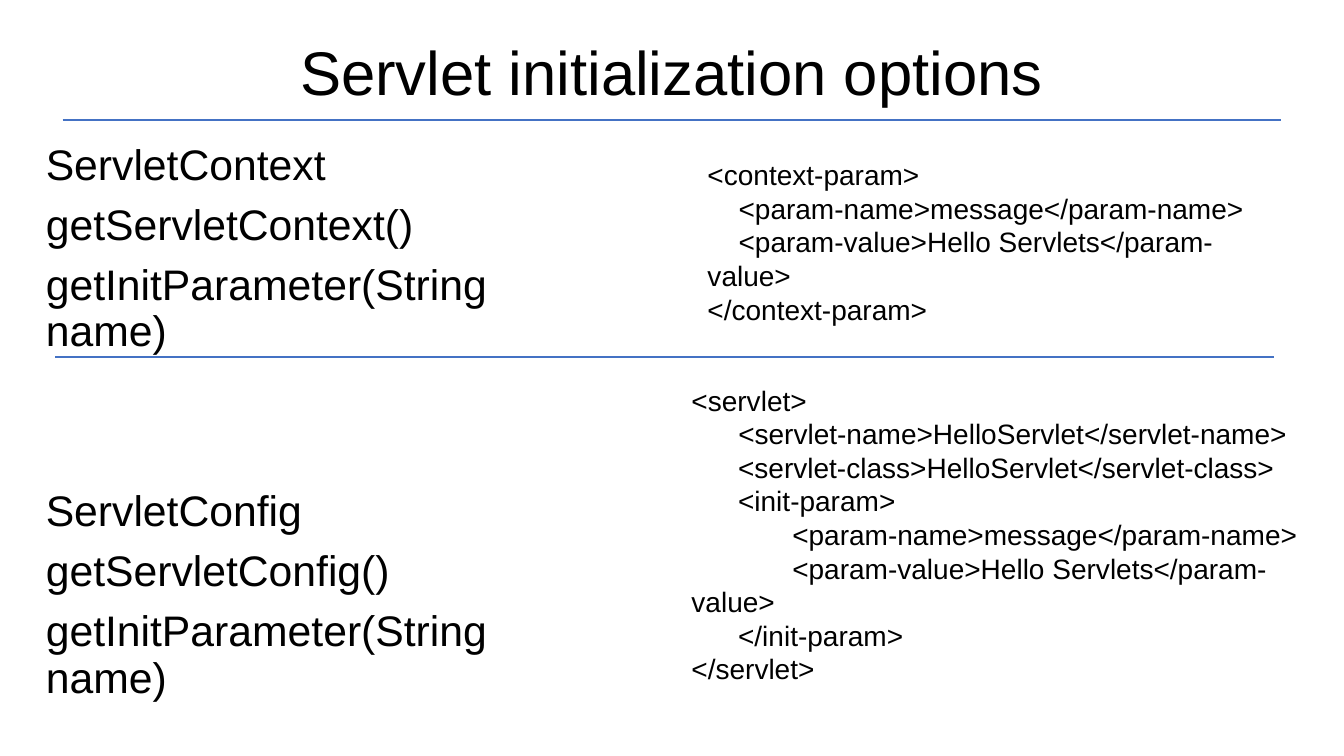
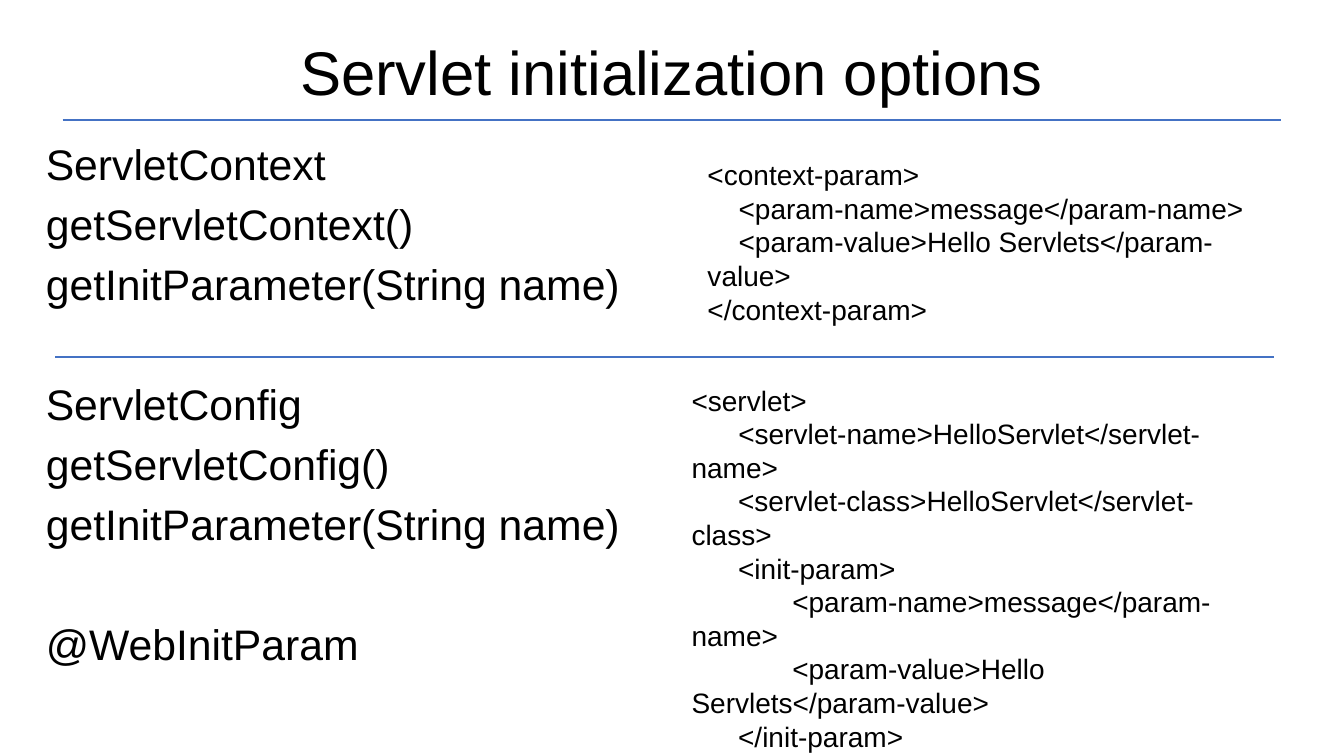
Before and after one commit to Garnik94/Levelup_presentations, a slide deck: slide 11 of Servlet/Servlet_Presentation.pptx. Drawn at 1344x756 pixels with LibreOffice and Linux fonts; fonts in the diff are those of the drawing. Boxes give left, top, right and bottom in pixels: in the first picture for what was removed or moved away, otherwise in the second. Text is boxed around its words. In the diff, an @@ line names an element or a change of style, - is before the commit and + after.

```diff
--- a/Servlet/Servlet_Presentation.pptx
+++ b/Servlet/Servlet_Presentation.pptx
@@ text "<servlet>" rewrapped from [691,390,1297,680] to [692,390,1210,752] @@
@@ text at [46,629,359,666]: paragraph added @@
+@WebInitParam
```
Also in this commit, not shown: 4 other slides changed, 2 other files.
